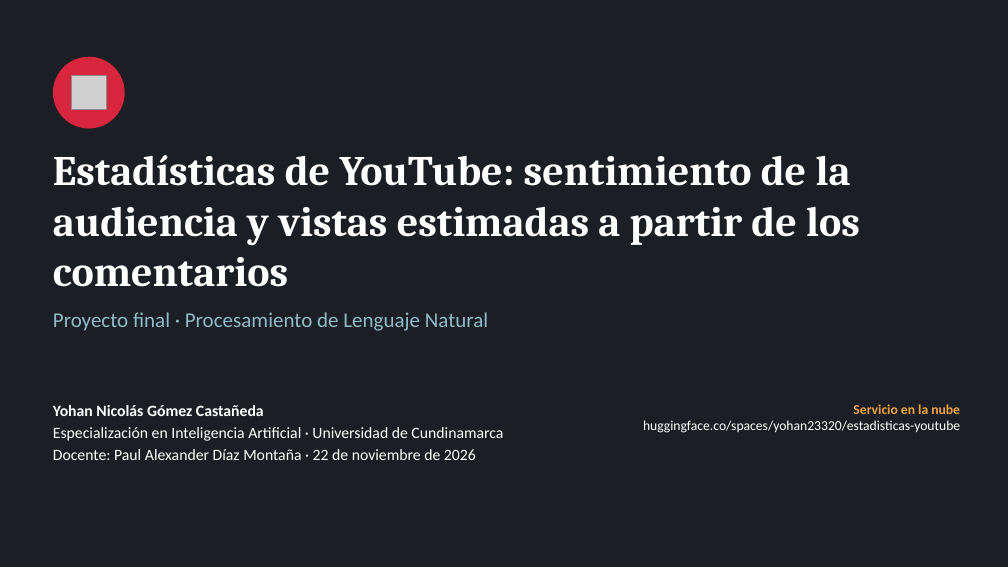
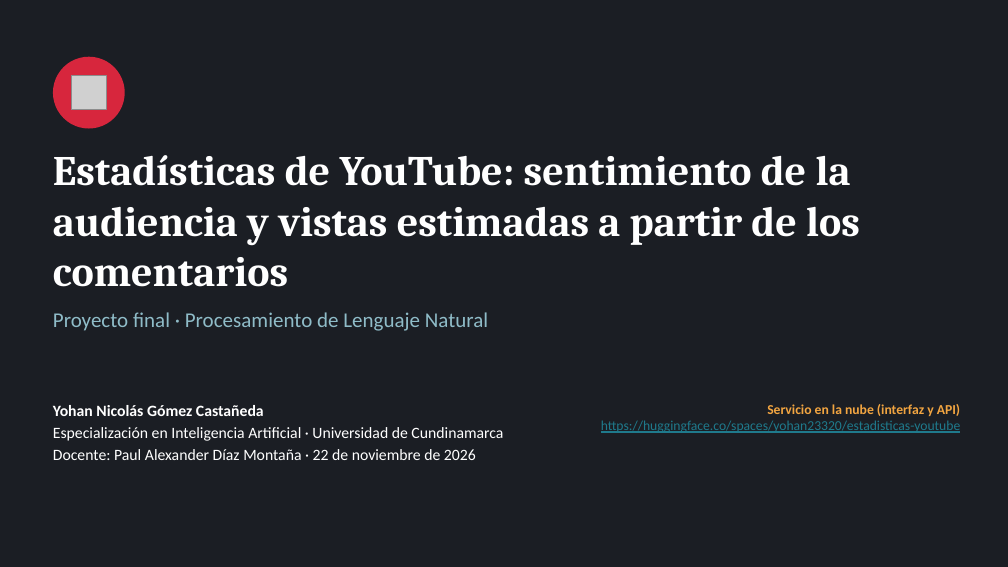
Before and after one commit to Nicolas2322/proyecto-estadisticas-youtube, a slide deck: slide 1 of reports/presentacion_final/Presentacion_Proyecto_Final_Gomez_Castaneda.pptx. Drawn at 1008x567 pixels with LibreOffice and Linux fonts; fonts in the diff are those of the drawing; grey boxes stand for pictures. Boxes give left, top, right and bottom in pixels: in the first picture for what was removed or moved away, otherwise in the second. Text is boxed around its words. In the diff, an @@ line names an element or a change of style, - is before the commit and + after.

Commit message:
Presentación: enlaces clicables al servicio, modelos y repositorio

```diff
--- a/reports/presentacion_final/Presentacion_Proyecto_Final_Gomez_Castaneda.pptx
+++ b/reports/presentacion_final/Presentacion_Proyecto_Final_Gomez_Castaneda.pptx
@@ text at (601, 404, 960, 433): text changed; text colour #FFFFFF to #1F7A8C @@
-Servicio en la nube
-huggingface.co/spaces/yohan23320/estadisticas-youtube
+Servicio en la nube (interfaz y API)
+https://huggingface.co/spaces/yohan23320/estadisticas-youtube
```
Also in this commit, not shown: 2 other slides changed, 1 other file.
